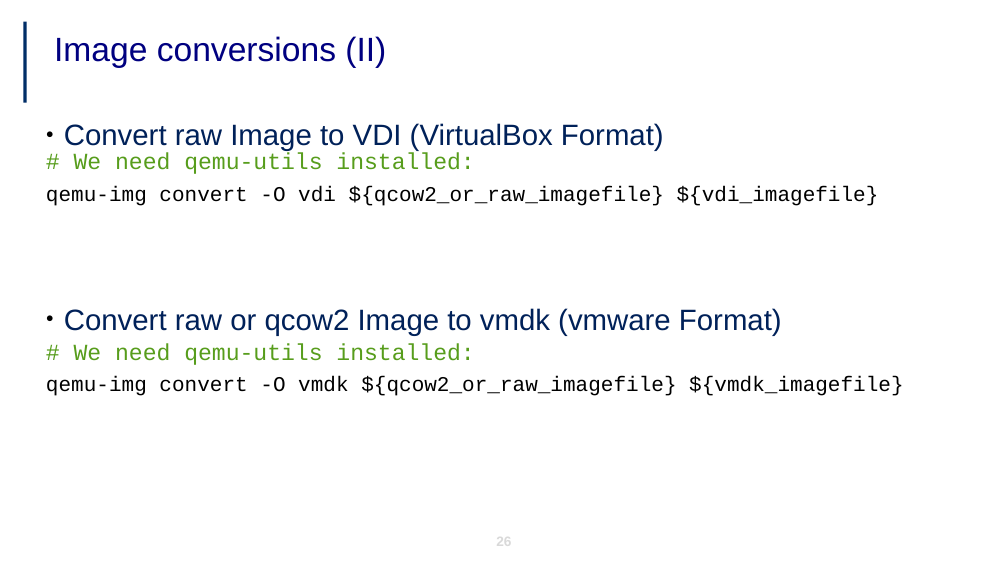
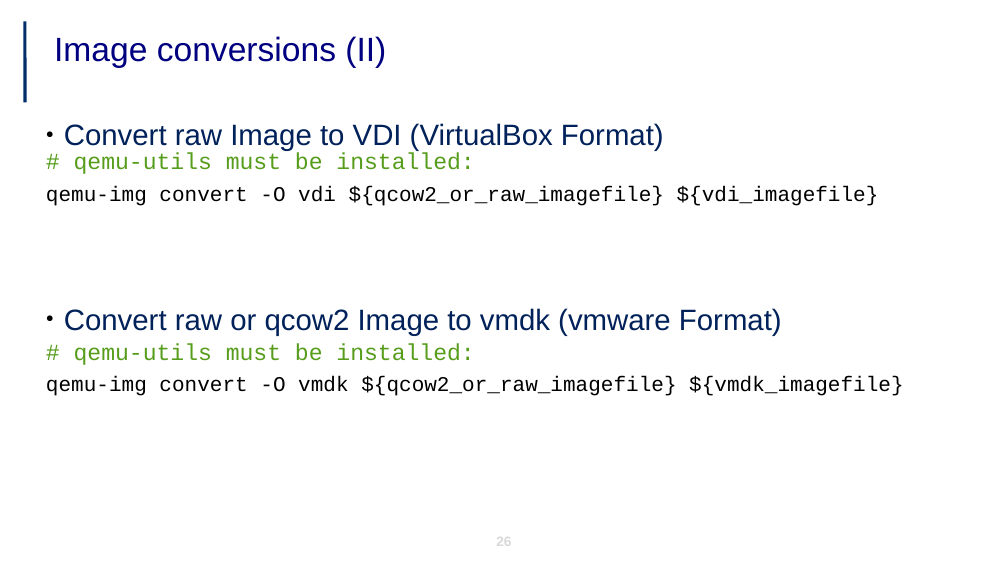
Before and after one commit to jicarretero/SummitMalaga2017, a slide deck: slide 26 of FiwareImageHandling.odp. Drawn at 1008x567 pixels with LibreOffice and Linux fonts; fonts in the diff are those of the drawing; background and template pictures are left out. Boxes give left, top, right and bottom in pixels: in the first picture for what was removed or moved away, otherwise in the second. Text is boxed around its words. In the diff, an @@ line names an element or a change of style, - is before the commit and + after.

Commit message:
Change presentation image and some changes in wording

```diff
--- a/FiwareImageHandling.odp
+++ b/FiwareImageHandling.odp
@@ text at [74,152,474,174]: text changed @@
-# We need qemu-utils installed:
+# qemu-utils must be installed:
@@ text at [74,343,474,365]: text changed @@
-# We need qemu-utils installed:
+# qemu-utils must be installed:
```
Also in this commit, not shown: 17 other slides changed.
